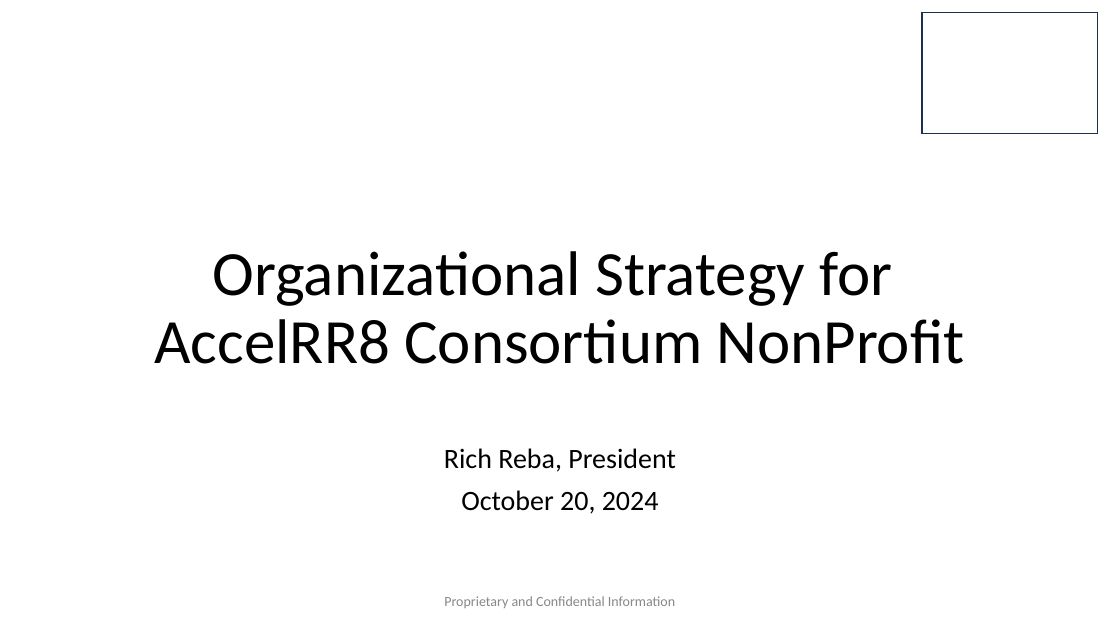
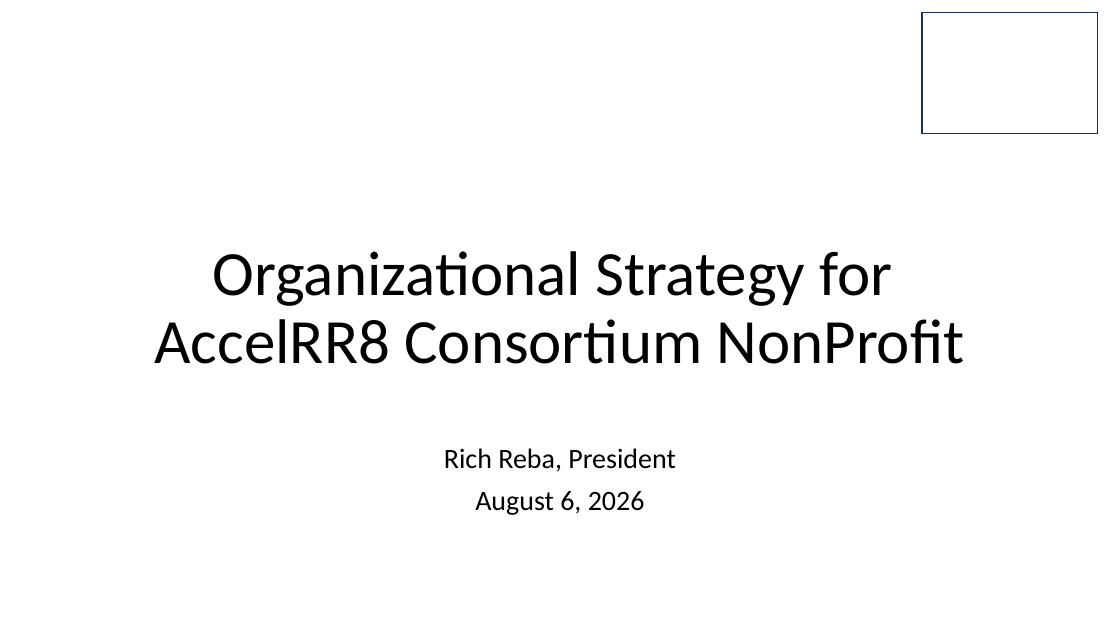
Before and after one commit to AccelRR8-Consortium-NonProfit/Management-Public, a slide deck: slide 1 of docs/1_Integration/1b_Strategy/AccelRR8 Consortium Non-Profit Organization Strategy.pptx. Drawn at 1120x630 pixels with LibreOffice and Linux fonts; fonts in the diff are those of the drawing; background and template pictures are left out. Boxes give left, top, right and bottom in pixels: in the first picture for what was removed or moved away, otherwise in the second. Text is boxed around its words. In the diff, an @@ line names an element or a change of style, - is before the commit and + after.

Commit message:
Updated the Strategy

```diff
--- a/docs/1_Integration/1b_Strategy/AccelRR8 Consortium Non-Profit Organization Strategy.pptx
+++ b/docs/1_Integration/1b_Strategy/AccelRR8 Consortium Non-Profit Organization Strategy.pptx
@@ subtitle at <box>475,491,645,515</box>: text changed @@
-October 20, 2024
+August 6, 2026
@@ text removed at <box>444,596,675,608</box> @@
-Proprietary and Confidential Information
```
Also in this commit, not shown: 20 other slides changed, 8 slides removed, 35 other files.
